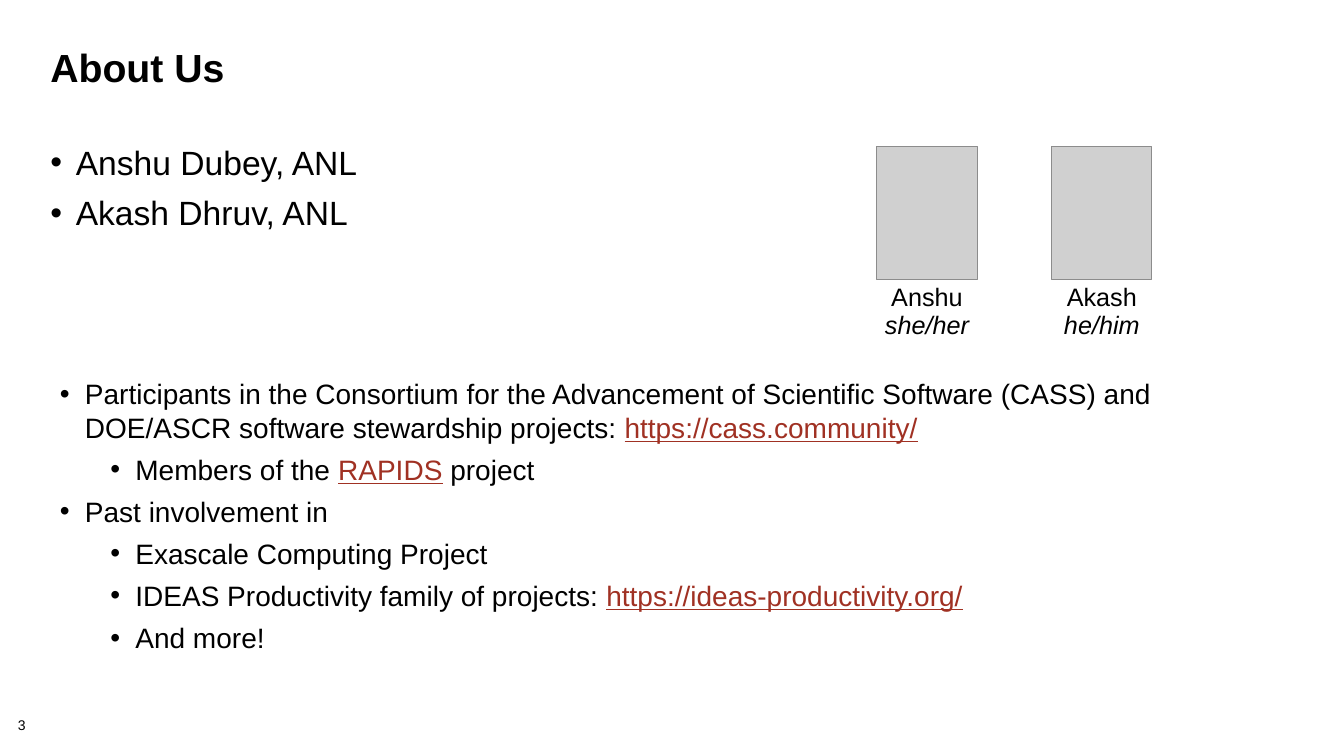
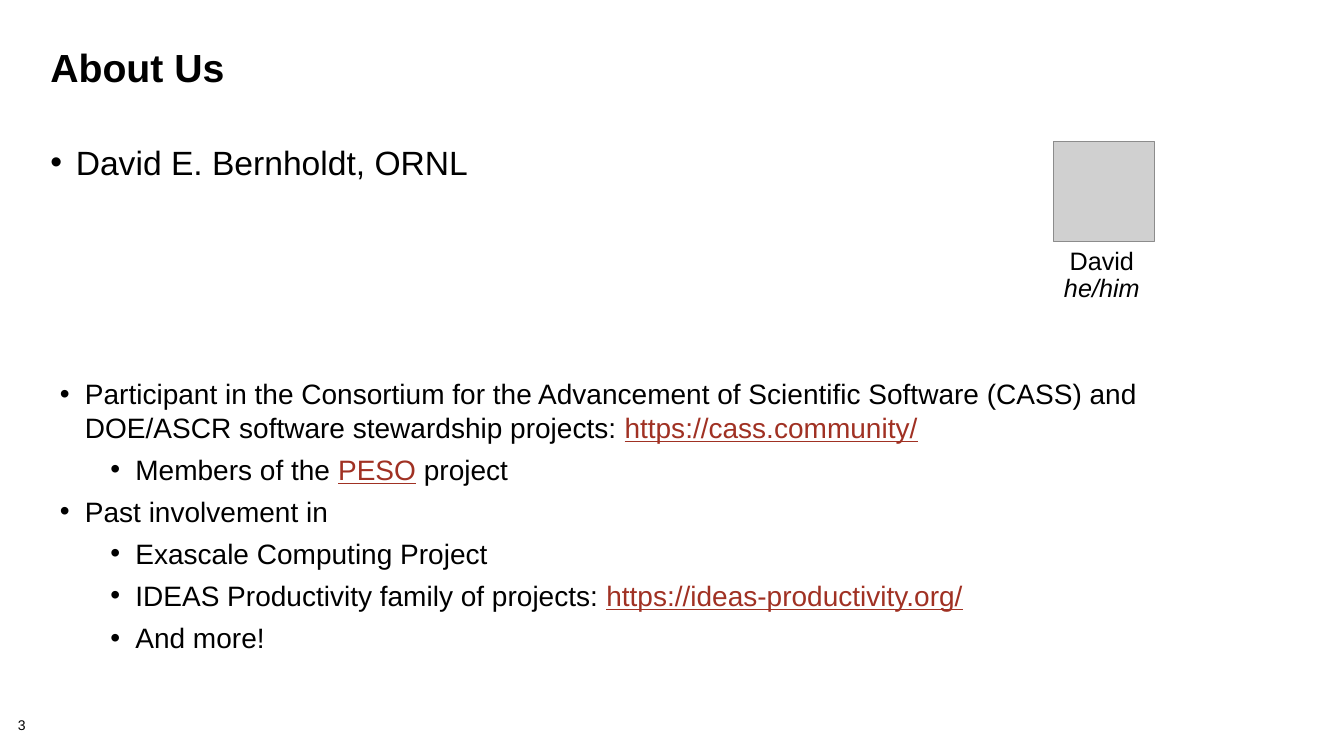
Before and after one commit to bssw-tutorial/presentations, a slide deck: slide 3 of intro.pptx. Drawn at 1344x756 pixels with LibreOffice and Linux fonts; fonts in the diff are those of the drawing; grey boxes stand for pictures. Boxes give left, top, right and bottom in pixels: in the first picture for what was removed or moved away, otherwise in the second. Text is boxed around its words. In the diff, an @@ line names an element or a change of style, - is before the commit and + after.

```diff
--- a/intro.pptx
+++ b/intro.pptx
@@ picture removed at [876, 146, 977, 279] @@
@@ picture: place and size @@
-picture at [1052, 146, 1151, 279]
+picture at [1054, 141, 1154, 242]
@@ text at [76, 150, 468, 180]: text changed @@
-• Anshu Dubey, ANL
-• Akash Dhruv, ANL
+• David E. Bernholdt, ORNL
@@ text "David": place and size @@
-text "David" at [1064, 287, 1140, 335]
+text "David" at [1064, 251, 1140, 298]
@@ text at [1070, 251, 1134, 271]: text changed @@
-Akash
+David
@@ text removed at [885, 287, 969, 335] @@
-Anshu
-she/her
@@ text at [85, 383, 1137, 485]: text changed @@
-• Participants in the Consortium for the Advancement of Scientific Software (CASS) and DOE/ASCR software stewardship projects: https://cass.community/
-  • Members of the RAPIDS project
+• Participant in the Consortium for the Advancement of Scientific Software (CASS) and DOE/ASCR software stewardship projects: https://cass.community/
+  • Members of the PESO project
```
Also in this commit, not shown: 3 other slides changed, 1 slide removed.
